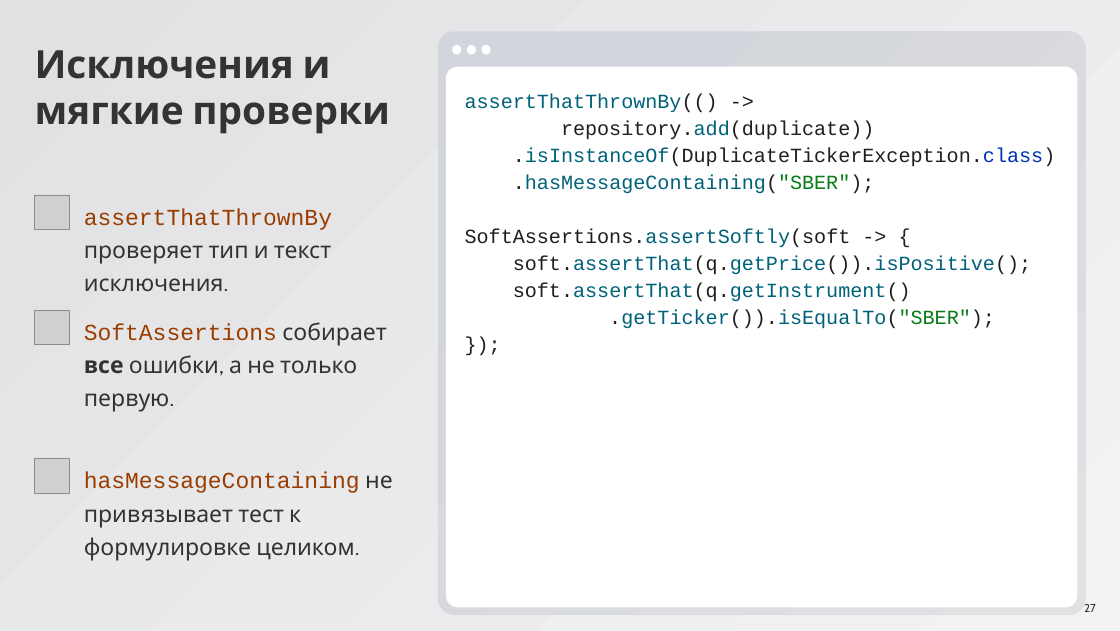
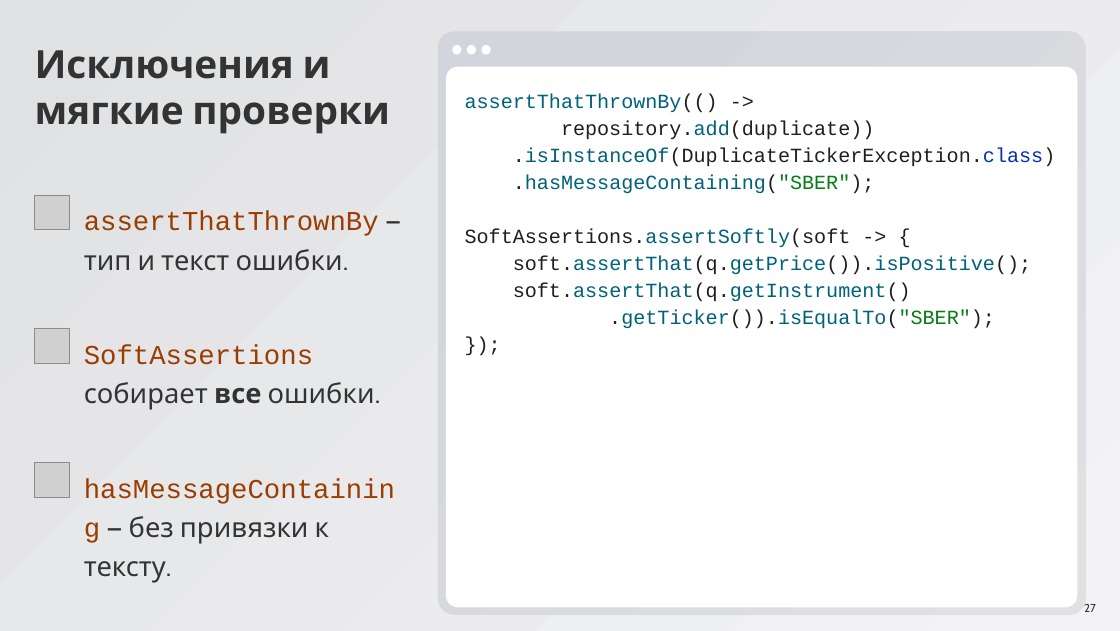
Before and after one commit to ArthurAipov/market-pulse-innopolis, a slide deck: slide 27 of advanced/docs/seminar8/Семинар 8.pptx. Drawn at 1120x631 pixels with LibreOffice and Linux fonts; fonts in the diff are those of the drawing; grey boxes stand for pictures. Boxes give left, top, right and bottom in pixels: in the first picture for what was removed or moved away, otherwise in the second. Text is boxed around its words. In the diff, an @@ line names an element or a change of style, - is before the commit and + after.

```diff
--- a/advanced/docs/seminar8/Семинар 8.pptx
+++ b/advanced/docs/seminar8/Семинар 8.pptx
@@ text at (84, 211, 379, 271): text changed; size 32 to 38 pt; font Cabin to Courier New; text colour #333333 to #9B3D00 @@
-assertThatThrownBy проверяет тип и текст исключения.
+assertThatThrownBy — тип и текст ошибки.
@@ picture: place and size @@
-picture at (35, 310, 69, 345)
+picture at (35, 329, 69, 364)
@@ text at (84, 345, 375, 410): text changed; size 32 to 38 pt @@
-SoftAssertions собирает все ошибки, а не только первую.
+SoftAssertions собирает все ошибки.
@@ picture: place and size @@
-picture at (35, 458, 69, 493)
+picture at (35, 462, 69, 497)
@@ text at (84, 516, 329, 583): text changed; size 32 to 38 pt; font Cabin to Courier New; text colour #333333 to #9B3D00 @@
-hasMessageContaining не привязывает тест к формулировке целиком.
+hasMessageContaining — без привязки к тексту.
```
Also in this commit, not shown: 31 other slides changed.
